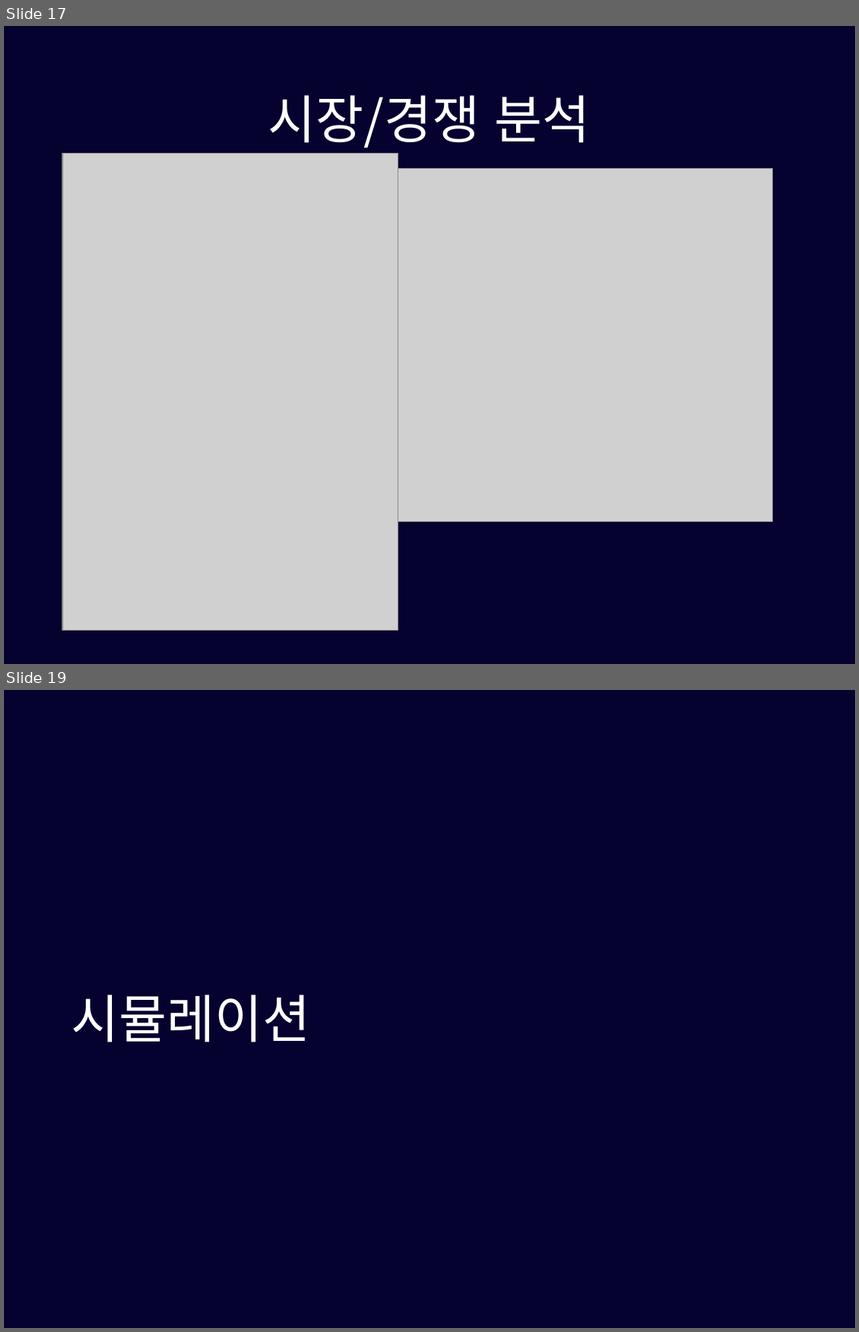
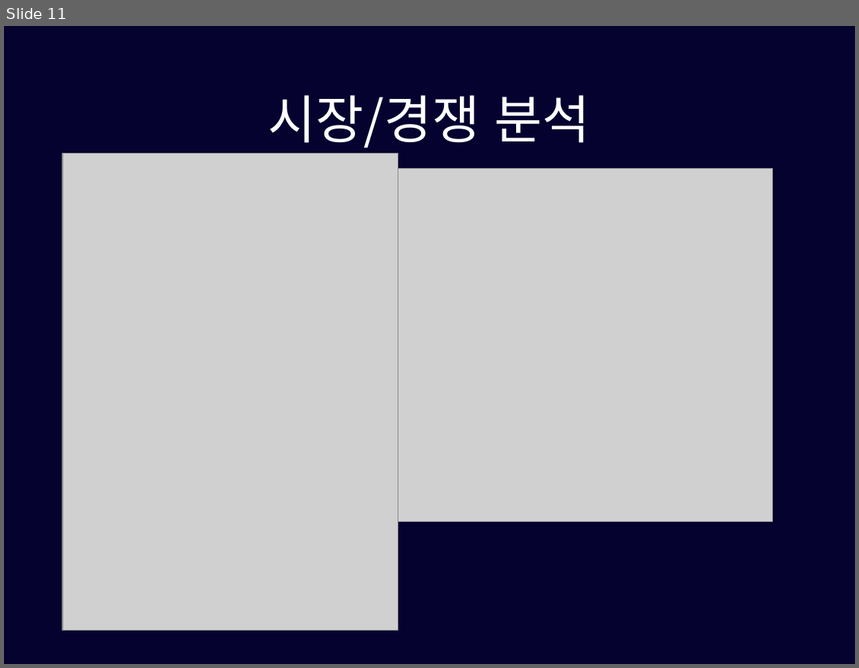
Before and after one commit to pasongsj/ideatone, a slide deck: ideatoneppt.pptx. Shown one above the other, each under a label of ours: slides 17 and 19 before the commit, slide 11 after it; the slides between them are not shown. The pictures are 859x1332 and 859x668 pixels, drawn with LibreOffice and Linux fonts; fonts in the diff are those of the drawing; grey boxes stand for pictures. Boxes give left, top, right and bottom in pixels: in the first picture for what was removed or moved away, otherwise in the second. Text is boxed around its words. In the diff, an @@ line names an element or a change of style, - is before the commit and + after.

```diff
--- a/ideatoneppt.pptx
+++ b/ideatoneppt.pptx
@@ slide 19 removed at [4, 690, 855, 1328], background #05022F @@
@@ title removed at [71, 995, 310, 1043] @@
-시뮬레이션
@@ what was slide 17 is now slide 11 @@
```
Also in this commit, not shown: 4 slides changed, 7 other slides removed.
